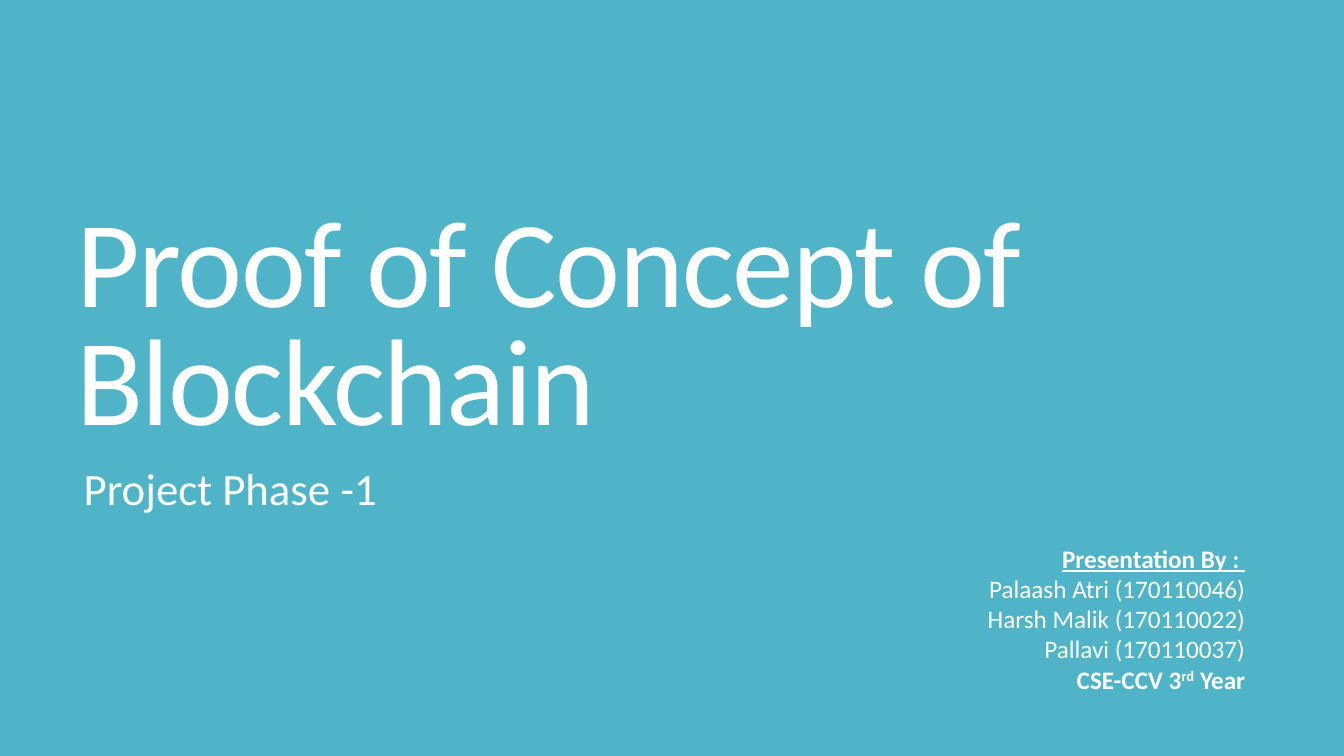
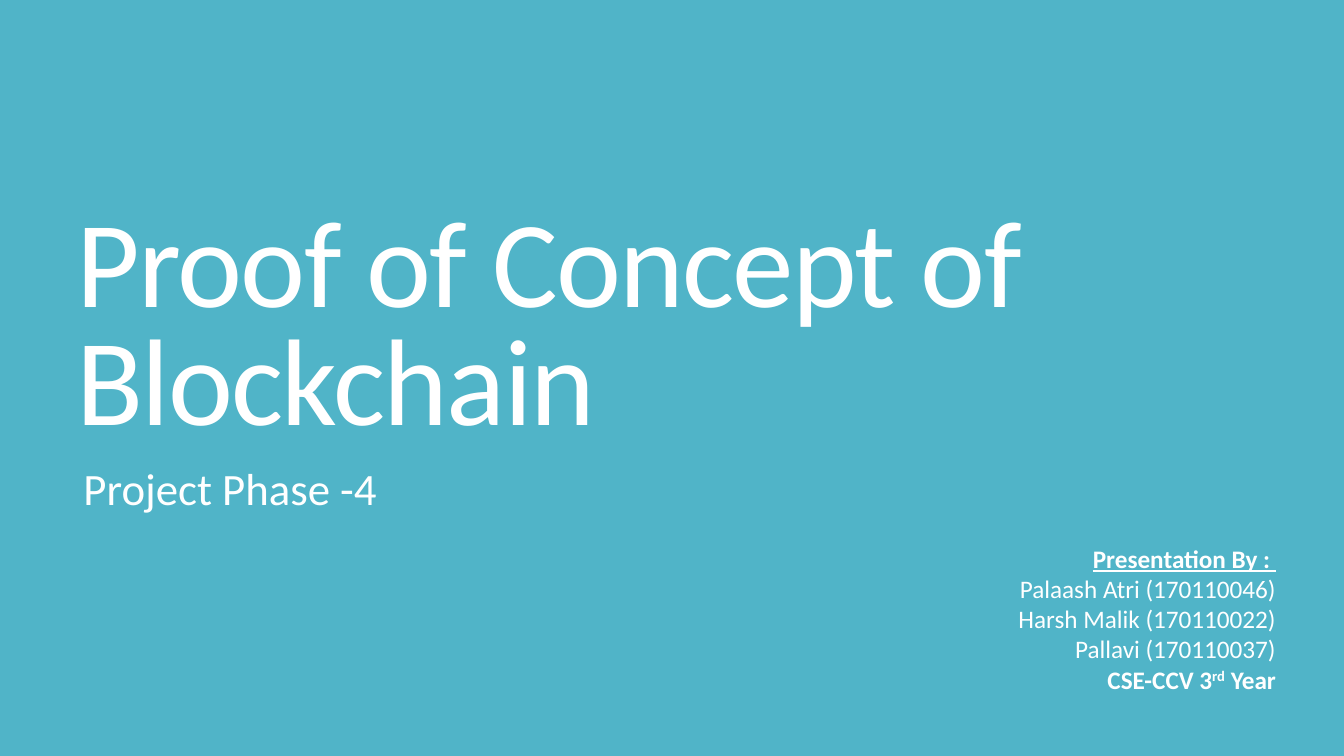
Before and after one commit to PalaashA/POC-Blockchain, a slide deck: slide 1 of Presentations/POC Blockchain 6th sem.pptx. Drawn at 1344x756 pixels with LibreOffice and Linux fonts; fonts in the diff are those of the drawing. Boxes give left, top, right and bottom in pixels: in the first picture for what was removed or moved away, otherwise in the second. Text is boxed around its words. In the diff, an @@ line names an element or a change of style, - is before the commit and + after.

```diff
--- a/Presentations/POC Blockchain 6th sem.pptx
+++ b/Presentations/POC Blockchain 6th sem.pptx
@@ text at box(83, 474, 376, 513): text changed @@
-Project Phase -1
+Project Phase -4
@@ text "Presentation By :": place and size @@
-text "Presentation By :" at box(988, 550, 1245, 689)
+text "Presentation By :" at box(1018, 550, 1276, 689)
```
Also in this commit, not shown: 17 other slides changed, 1 other file.
